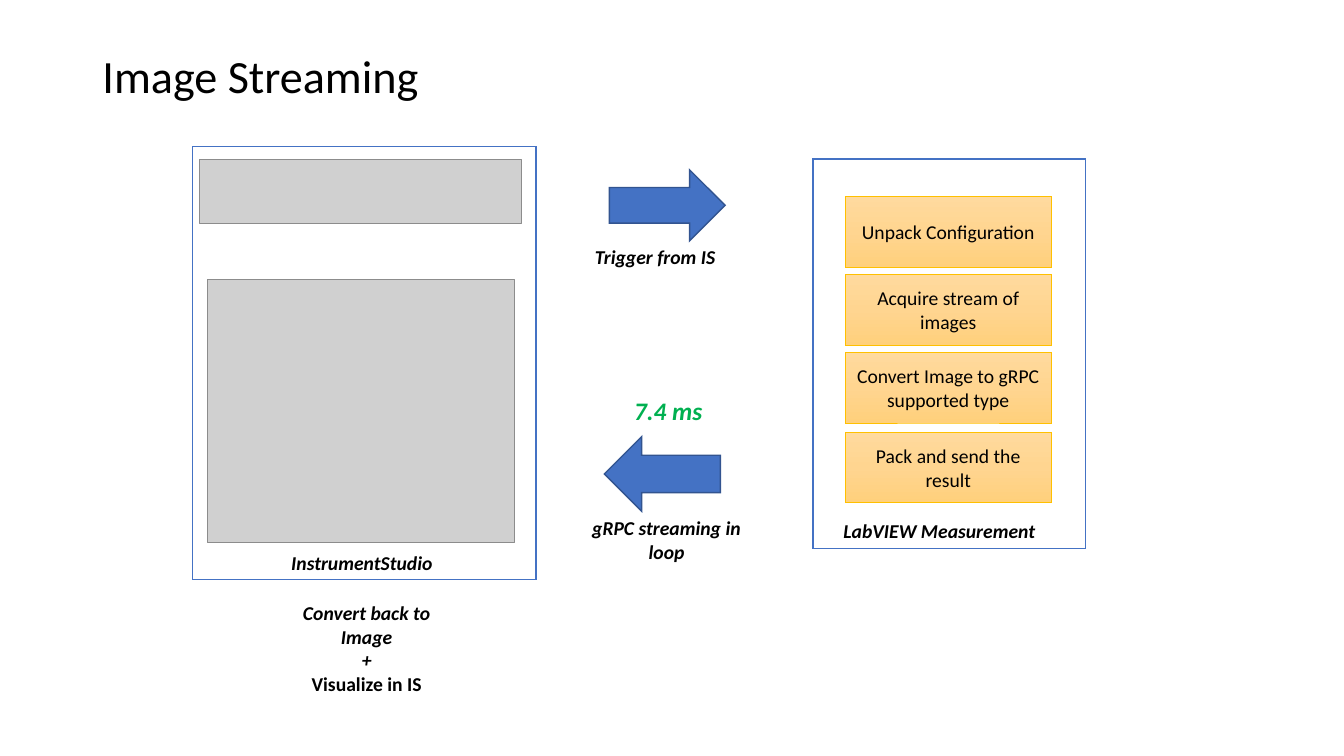
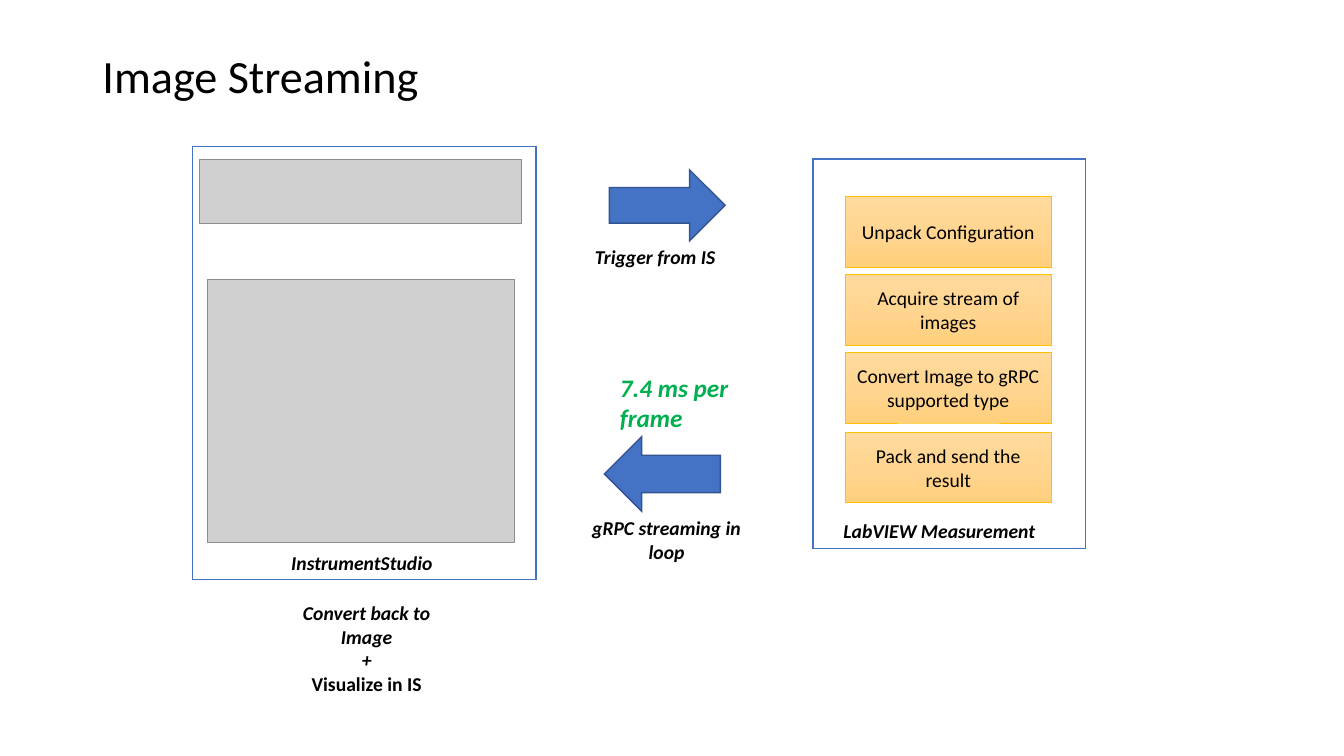
Before and after one commit to ni/measurement-plugin-labview, a slide deck: slide 4 of Source/Example Measurements/Image rendering/Image Transfer in MeasurementLink example.pptx. Drawn at 1344x756 pixels with LibreOffice and Linux fonts; fonts in the diff are those of the drawing; grey boxes stand for pictures. Boxes give left, top, right and bottom in pixels: in the first picture for what was removed or moved away, otherwise in the second. Text is boxed around its words. In the diff, an @@ line names an element or a change of style, - is before the commit and + after.

```diff
--- a/Source/Example Measurements/Image rendering/Image Transfer in MeasurementLink example.pptx
+++ b/Source/Example Measurements/Image rendering/Image Transfer in MeasurementLink example.pptx
@@ text at <box>620,380,729,430</box>: text changed @@
-7.4 ms
+7.4 ms per frame
```
Also in this commit, not shown: 2 other slides changed, 3 other files.
